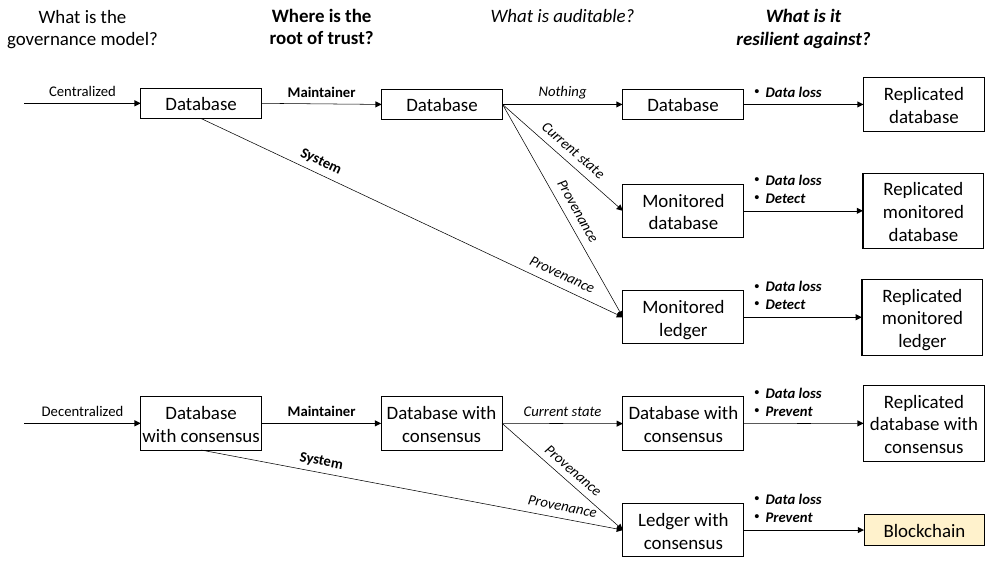
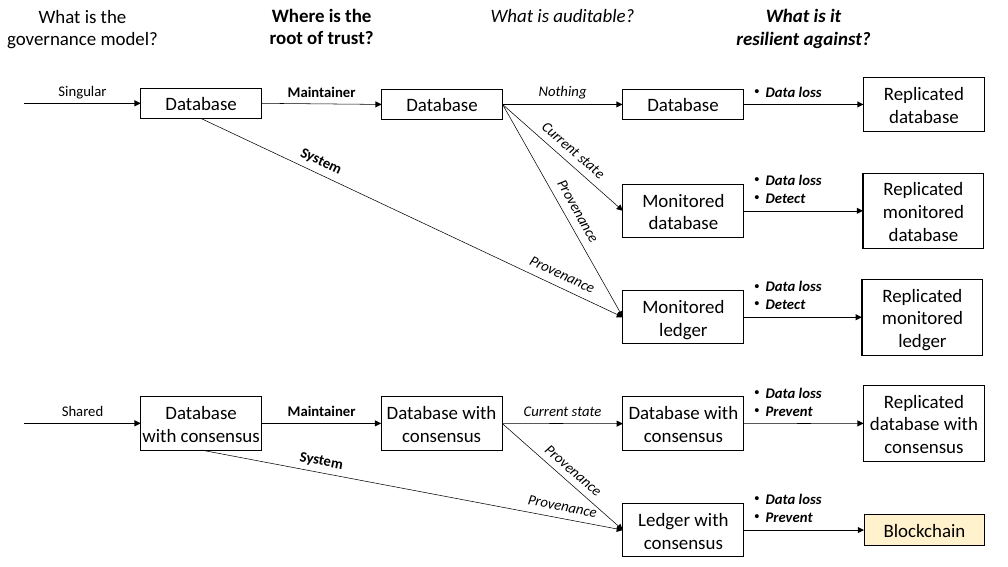
Before and after one commit to MadibaGroup/2017-Blockchain-SoK, a slide deck: slide 1 of paper/figures/BlockchainFlowchart.pptx. Drawn at 1008x567 pixels with LibreOffice and Linux fonts; fonts in the diff are those of the drawing. Boxes give left, top, right and bottom in pixels: in the first picture for what was removed or moved away, otherwise in the second. Text is boxed around its words. In the diff, an @@ line names an element or a change of style, - is before the commit and + after.

```diff
--- a/paper/figures/BlockchainFlowchart.pptx
+++ b/paper/figures/BlockchainFlowchart.pptx
@@ text at (58,85,106,99): text changed @@
-Centralized
+Singular
@@ text at (62,405,104,416): text changed @@
-Decentralized
+Shared
```
Also in this commit, not shown: 8 other files.
